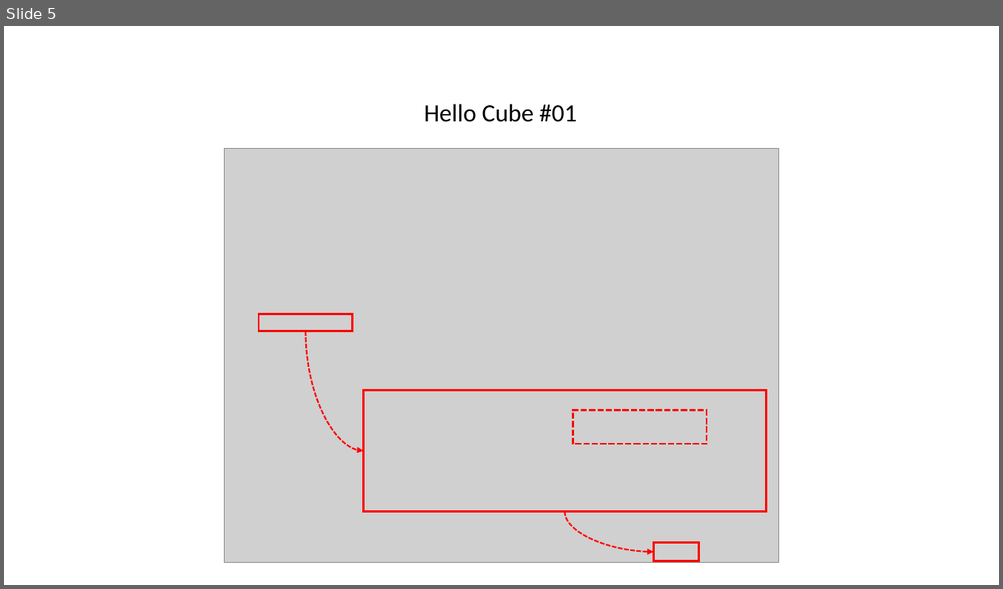
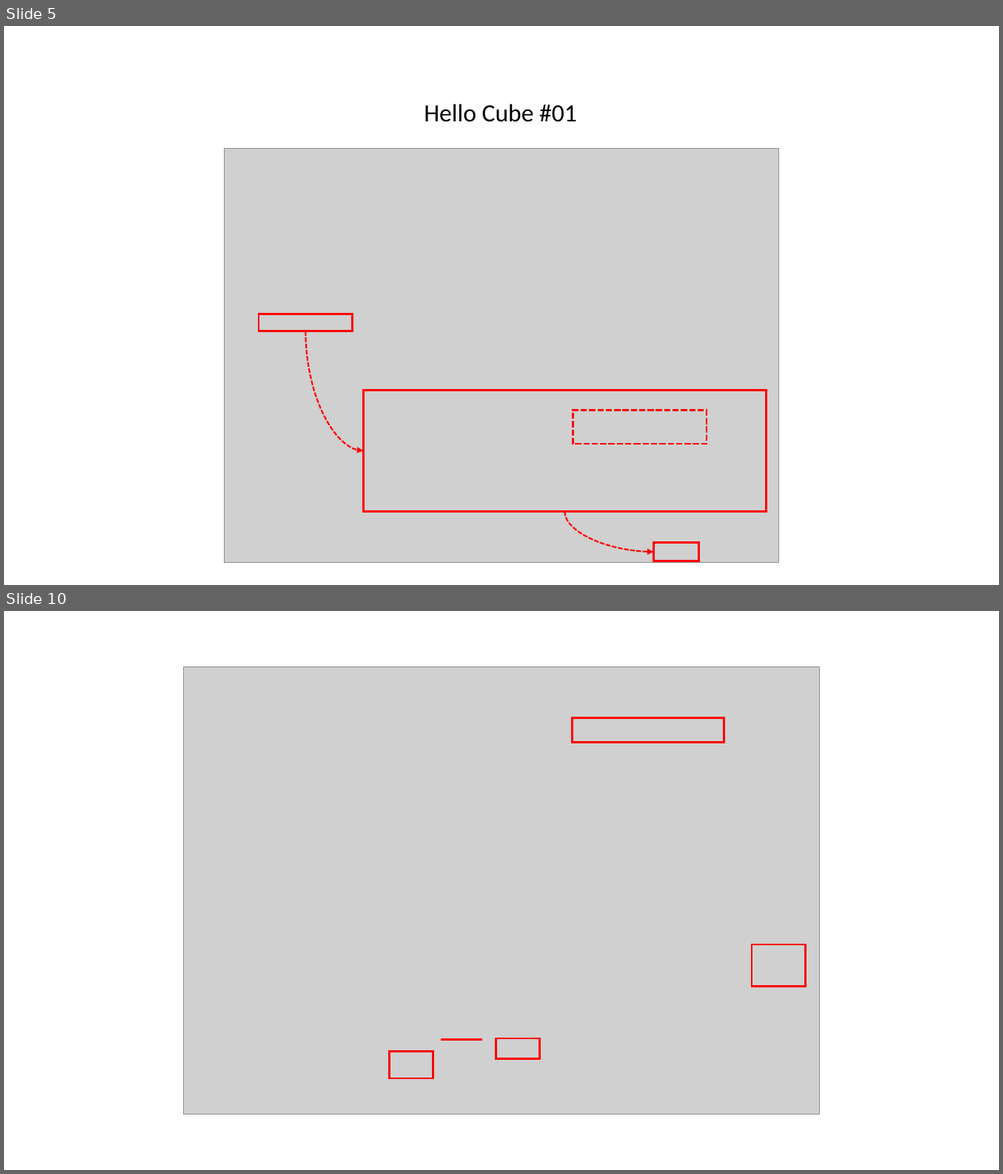
Before and after one commit to gtuja/CSC_MS, a slide deck: Resources/Part1/Part1_Resources.pptx. Shown one above the other, each under a label of ours: slide 5 before the commit, slides 5 and 10 after it; the slides between them are not shown. The pictures are 1003x589 and 1003x1174 pixels, drawn with LibreOffice and Linux fonts; fonts in the diff are those of the drawing; grey boxes stand for pictures. Boxes give left, top, right and bottom in pixels: in the first picture for what was removed or moved away, otherwise in the second. Text is boxed around its words. In the diff, an @@ line names an element or a change of style, - is before the commit and + after.

```diff
--- a/Resources/Part1/Part1_Resources.pptx
+++ b/Resources/Part1/Part1_Resources.pptx
@@ slide 10 added at [4,611,999,1170], background #FFFFFF @@
@@ picture added at [184,667,819,1115] @@
@@ rectangle added at [572,718,723,742], outline #FF0000 2 pt @@
@@ rectangle added at [751,945,805,986], outline #FF0000 2 pt @@
@@ rectangle added at [390,1052,433,1079], outline #FF0000 2 pt @@
@@ line added from (441, 1040) to (482, 1040), #FF0000 2.25 pt @@
@@ rectangle added at [495,1039,539,1059], outline #FF0000 2 pt @@
```
Also in this commit, not shown: 3 other slides added, 5 other files.
